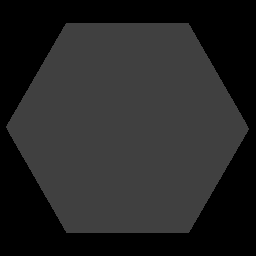
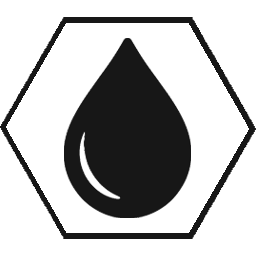
Revision of a layered w=256, h=256 image; what changed, layer by layer:
hid "Capa 1" over bbox(0, 0, 256, 256)
added layer "Layer 1" above "lighning_logo" over bbox(64, 38, 191, 218)
added layer "Polígono 1" (7th of 7) above "Fondo" over bbox(0, 17, 256, 239)
hid "Fondo" over bbox(0, 0, 256, 256)